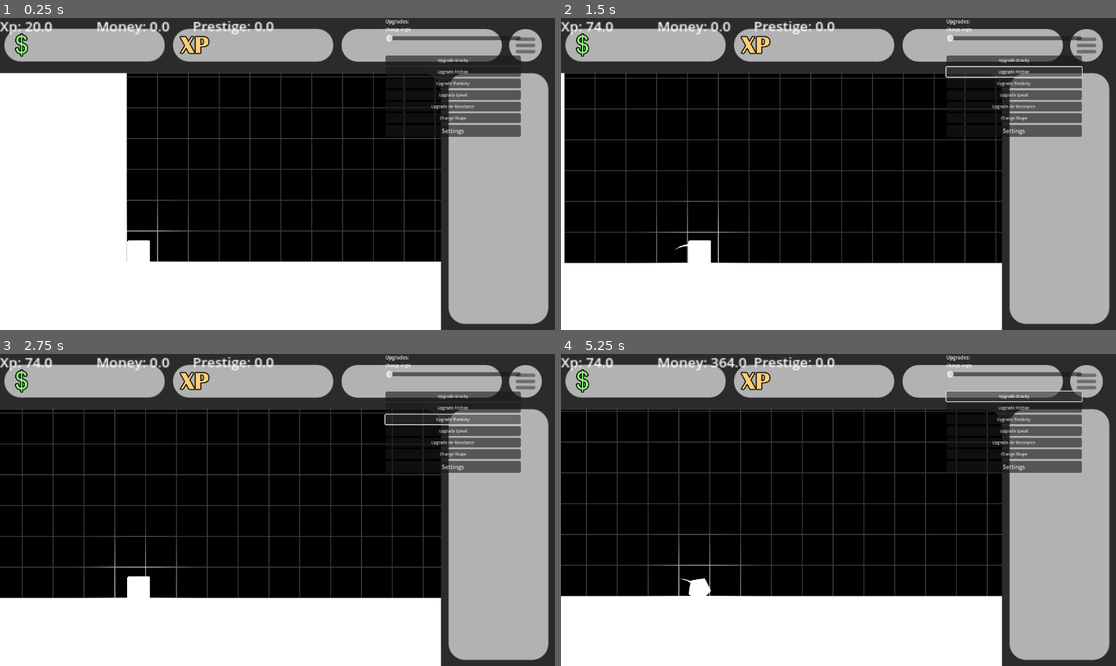
Above: before the commit, frames 1-4 (two rows, left to right).
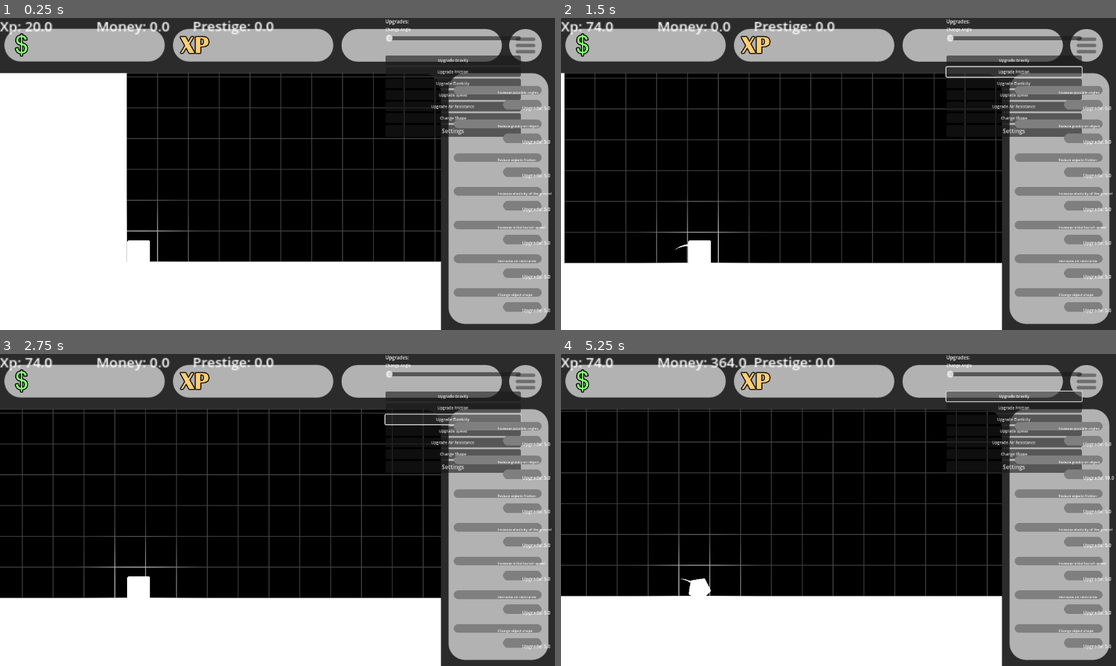
Above: after the commit, the same moments.

Repository: Lueegee1/Skr-t-Kast-Spil
Game: Godot game, scene res://main/root.tscn
The game is run twice, just before and just after one commit, with the same random seed, the same clock (stepped at 60 frames per second) and the same inputs.
Inputs:
- Up to frame 1 (0.25 s): no input
- Up to frame 2 (1.5 s): click "Upgrade Gravity" at 0.5 s; click "Upgrade Friction" at 1.25 s
- Up to frame 3 (2.75 s): click "Upgrade Elasticity" at 2 s
- Up to frame 4 (5.25 s): click "Upgrade Speed" at 2.75 s; click "Upgrade Air Resistance" at 3.5 s; click "Change Shape" at 4.25 s; click "Upgrade Gravity" at 5 s

The runs differ from the first frame. In frame 1, 4.3% of the frame differs, in the area x 81-100%, y 21-95%; in frame 2, 4.3%; in frame 3, 4.2%; in frame 4, 4.3%.
Error in both runs: Invalid assignment of property or key 'launch_angle' with value of type 'Nil' on a base object of type 'RigidBody2D (BallMechanics.gd)'. (res://main/Global.gd:…

Commit message:
UI looking better, still not done

Diff:
--- a/main/Ui_And_Mainscript.gd
+++ b/main/Ui_And_Mainscript.gd
@@ -1,5 +1,4 @@
 extends Node2D
-
 
 @onready var Camera = $UI/Camera2D
 @onready var RigidBody = $LaunchSite/RigidBody2D
@@ -13,12 +12,28 @@
 @onready var foreground = $UI/Camera2D/CanvasLayer/Foreground
 var possible_angles = [45,45]
 
+#this is fine
+@onready var upgbtn1 = $UI/Camera2D/CanvasLayer/VBoxContainer/Rrrelooc
+@onready var name1 = $UI/Camera2D/CanvasLayer/VBoxContainer/Coolerrrr
+@onready var upgbtn2 = $UI/Camera2D/CanvasLayer/VBoxContainer/Rrrelooc2
+@onready var name2 = $UI/Camera2D/CanvasLayer/VBoxContainer/Coolerrrr2
+@onready var upgbtn3 = $UI/Camera2D/CanvasLayer/VBoxContainer/Rrrelooc3
+@onready var name3 = $UI/Camera2D/CanvasLayer/VBoxContainer/Coolerrrr3
+@onready var upgbtn4 = $UI/Camera2D/CanvasLayer/VBoxContainer/Rrrelooc4
+@onready var name4 = $UI/Camera2D/CanvasLayer/VBoxContainer/Coolerrrr4
+@onready var upgbtn5 = $UI/Camera2D/CanvasLayer/VBoxContainer/Rrrelooc5
+@onready var name5 = $UI/Camera2D/CanvasLayer/VBoxContainer/Coolerrrr5
+@onready var upgbtn6 = $UI/Camera2D/CanvasLayer/VBoxContainer/Rrrelooc6
+@onready var name6 = $UI/Camera2D/CanvasLayer/VBoxContainer/Coolerrrr6
+@onready var upgbtn7 = $UI/Camera2D/CanvasLayer/VBoxContainer/Rrrelooc7
+@onready var name7 = $UI/Camera2D/CanvasLayer/VBoxContainer/Coolerrrr7
 
 var offsetXP = Vector2(0,0)
 var offsetMoney = Vector2(200,0)
 var offsetPrestige = Vector2(400,0)
 var offsetUpgrades = Vector2(800,0)
 var offsetForeground = Vector2(576,324)
+
 var angle_price = 5
 var friction_price = 5
 var elasticity_price = 5
@@ -27,18 +42,38 @@
 var shape_price = 5
 var gravity_price = 5
 var change_shape_price = 5
+
 var shape_number = 0
 var num := 1
+var button_labels = []
+
 @onready var object = $LaunchSite/RigidBody2D/Sprite2D
 @onready var collisionshape = $LaunchSite/RigidBody2D/CollisionPolygon2D
 
 func _ready() -> void:
-	#music
-#	music_player.play_main_theme(load("res://Assets/Sound/Main theme loopable.wav"))
 	object.texture = load("res://Assets/Sprites/shapes without glare/%d.png" % num)
 	object.scale = Vector2(0.1,0.1)
 	collision_follow_sprite(object, collisionshape)
 
+	# Attach text to name sprites
+	attach_text(name1, "Increase possible angles")
+	attach_text(name2, "Reduce gravity on object")
+	attach_text(name3, "Reduce objects friction")
+	attach_text(name4, "Increase elasticity of the ground")
+	attach_text(name5, "Increase initial launch speed")
+	attach_text(name6, "decrease air resistance")
+	attach_text(name7, "Change object shape")
+
+	# Attach upgrade cost labels
+	button_labels = [
+		attach_text(upgbtn1, "Upgrade: " + str(angle_price)),
+		attach_text(upgbtn2, "Upgrade: " + str(gravity_price)),
+		attach_text(upgbtn3, "Upgrade: " + str(friction_price)),
+		attach_text(upgbtn4, "Upgrade: " + str(elasticity_price)),
+		attach_text(upgbtn5, "Upgrade: " + str(speed_price)),
+		attach_text(upgbtn6, "Upgrade: " + str(air_resistance_price)),
+		attach_text(upgbtn7, "Upgrade: " + str(change_shape_price))
+	]
 
 func _rounding(num):
 	var exponent = int(log(num+1)/log(10))
@@ -47,66 +82,104 @@
 		if (3*i) <= exponent and exponent <(3+3*i):
 			exponent = 3*i
 			return str((round(float(num)/(10**exponent)*10))/10) + suffixes[i]
-		else:
-			pass
-
-func _process(_delta: float):# update position and money, xp and prestige
-	Camera.global_position.x = RigidBody.global_position.x + 288 #updates camera position
-	Camera.global_position.y = RigidBody.global_position.y - 162 #updates camera position
+	return str(num)
+
+func _process(_delta: float):
+	Camera.global_position.x = RigidBody.global_position.x + 288
+	Camera.global_position.y = RigidBody.global_position.y - 162
+
 	XpLabel.text = "Xp: " + _rounding(Global.exp)
 	MoneyLabel.text = "Money: " + _rounding(Global.money)
 	PrestigeLabel.text = "Prestige: " + _rounding(Global.prestige)
+
 	XpLabel.position = offsetXP
 	MoneyLabel.position = offsetMoney
 	PrestigeLabel.position = offsetPrestige
 	Upgrades.position = offsetUpgrades
 	foreground.position = offsetForeground
 
-
-
-func buy_and_upgrade(cost: float, property_name: String, upgrade_value: float, multiplier: float, min_value := -INF, max_value := INF):
+	shopPosUpdate()
+	update_upgrade_labels()
+
+var list_start_pos := Vector2(233, 150)
+var name_to_button_gap := 30
+var entry_gap := 70
+var button_x_offset := 51
+
+func shopPosUpdate():
+	var ordered_items = [
+		name1, upgbtn1,
+		name2, upgbtn2,
+		name3, upgbtn3,
+		name4, upgbtn4,
+		name5, upgbtn5,
+		name6, upgbtn6,
+		name7, upgbtn7
+	]
+	var y_offset := list_start_pos.y
+	for i in range(0, ordered_items.size(), 2):
+		var name_node = ordered_items[i]
+		var button_node = ordered_items[i + 1]
+		name_node.position = Vector2(list_start_pos.x, y_offset)
+		button_node.position = Vector2(list_start_pos.x + button_x_offset, y_offset + name_to_button_gap)
+		y_offset += entry_gap
+
+func attach_text(sprite: Sprite2D, txt: String, offset := Vector2(0, 0)):
+	var lbl := Label.new()
+	lbl.text = txt
+	lbl.position = offset
+	sprite.add_child(lbl)
+	return lbl
+
+func buy_and_upgrade(cost_ref: String, property_name: String, upgrade_value: float, multiplier: float, min_value := -INF, max_value := INF):
+	var cost = self.get(cost_ref)
 	if Global.money > cost:
-		if  Global.Ball[property_name] + upgrade_value > min_value and Global.Ball[property_name] + upgrade_value < max_value:
+		if Global.Ball[property_name] + upgrade_value > min_value and Global.Ball[property_name] + upgrade_value < max_value:
 			Global.Ball[property_name] += upgrade_value
 			Global.money -= cost
 			cost *= multiplier
+			self.set(cost_ref, cost)
 
 func _on_angle_changed(value: float):
 	if not Global.in_menu:
 		Global.Ball.launch_angle = value
-
 
 func _on_angle_upgrade_pressed():
 	if not Global.in_menu:
 		if Global.money > angle_price:
 			if angle.min_value > 0 and angle.max_value < 90:
-				angle.min_value = angle.min_value - 5
-				angle.max_value = angle.max_value + 5
+				angle.min_value -= 5
+				angle.max_value += 5
 				angle_price *= 2
 
-
+func update_upgrade_labels():
+	button_labels[0].text = "Upgrade: " + _rounding(angle_price)
+	button_labels[1].text = "Upgrade: " + _rounding(gravity_price)
+	button_labels[2].text = "Upgrade: " + _rounding(friction_price)
+	button_labels[3].text = "Upgrade: " + _rounding(elasticity_price)
+	button_labels[4].text = "Upgrade: " + _rounding(speed_price)
+	button_labels[5].text = "Upgrade: " + _rounding(air_resistance_price)
+	button_labels[6].text = "Upgrade: " + _rounding(change_shape_price)
 
 func _on_gravity_upgrade_pressed():
 	if not Global.in_menu:
-		buy_and_upgrade(gravity_price,"gravity", -0.05, 2)
+		buy_and_upgrade("gravity_price", "gravity", -0.05, 2)
 
 func _on_friction_upgrade_pressed():
 	if not Global.in_menu:
-		buy_and_upgrade(friction_price, "ground_friction", -0.05, 2, 0.000001)
+		buy_and_upgrade("friction_price", "ground_friction", -0.05, 2, 0.000001)
 
 func _on_elasticity_upgrade_pressed():
 	if not Global.in_menu:
-		buy_and_upgrade(elasticity_price, "ground_elasticity", 5, 2)
+		buy_and_upgrade("elasticity_price", "ground_elasticity", 5, 2)
 
 func _on_speed_upgrade_pressed():
 	if not Global.in_menu:
-		buy_and_upgrade(speed_price, "launch_speed", 100, 2)
-
+		buy_and_upgrade("speed_price", "launch_speed", 100, 2)
 
 func _on_air_resistance_upgrade_pressed():
 	if not Global.in_menu:
-		buy_and_upgrade(air_resistance_price, "air_resistance", -0.001, 2)
-
+		buy_and_upgrade("air_resistance_price", "air_resistance", -0.001, 2)
 
 func _on_shape_changed():
 	if num < 6:
@@ -116,22 +189,17 @@
 		object.modulate = Color.WHITE
 		collision_follow_sprite(object, collisionshape)
 
-
-
-
 func _on_settings_button_pressed():
 	var menu = settings_menu.instantiate()
 	var main = get_node("/root/Gamecontroller")
 	main.add_child(menu)
 	Global.in_menu = true
-	#$UI/Camera2D/CanvasLayer/VBoxContainer.visible = false
 
 func collision_follow_sprite(sprite: Sprite2D, collider: CollisionPolygon2D):
 	var tex := sprite.texture
 	if tex == null:
 		return
 
-	# Convert texture → image
 	var img: Image = tex.get_image()
 	var outline := []
 
@@ -154,16 +222,19 @@
 								is_edge = true
 				if is_edge:
 					outline.append(Vector2(x, y))
+
 	if outline.size() > 8:
 		var hull = Geometry2D.convex_hull(outline)
 		var center = Vector2.ZERO
 		for point in hull:
 			center += point
 		center /= hull.size()
+
 		for i in range(hull.size()):
 			var local_point = hull[i] - center
 			local_point.y = -local_point.y
 			hull[i] = local_point * sprite.scale
+
 		collider.polygon = hull
 		var tex_size = Vector2(width, height)
 		var sprite_offset = (tex_size / 2 - center)
